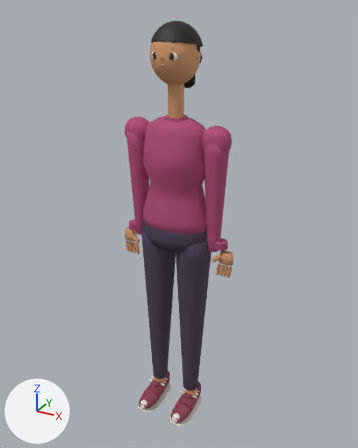
A saved change to the glTF model public/models/votechor-human-female.glb.
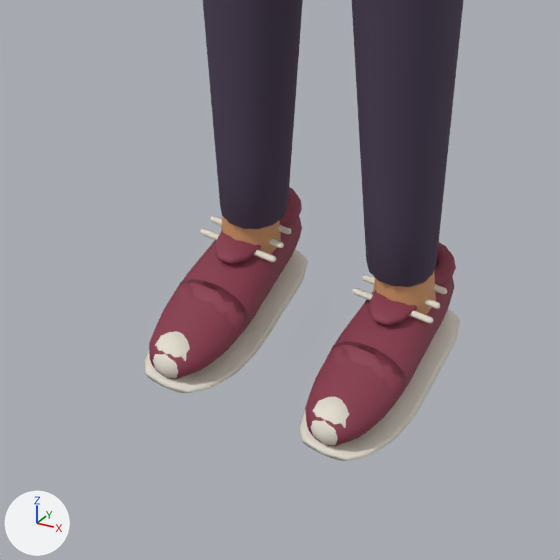
The first picture shows the older version from a 50 mm camera at (0.937, -1.679, 1.78) aimed at (0.01, 0.006, 0.937). The close-ups show the older and then the newer version on the part from 30% to 62% of the width and 74% to 100% of the height of that picture. Only the edits that show in the close-ups are written down. Arrows for +X, +Y and +Z are at lower left; the lights stay in place. Where no turn or scale is listed for an object, it has been applied to the vertices. Vertices at exactly the same position are counted once.

The first close-up shows 'AnkleSockL', 'AnkleSockR', 'HumanLegL', 'HumanLegR', 'HumanShoeL', 'HumanShoeR', 'HumanSoleL', 'HumanSoleR', 'ShoeCollarL', 'ShoeCollarR', 'ShoeLaceL', 'ShoeLaceR', 'ShoeToeCapL', 'ShoeToeCapR', 'ShoeToeL', 'ShoeToeR', 'ShoeTongueL', 'ShoeTongueR', 'SoleToeL', 'SoleToeR'.
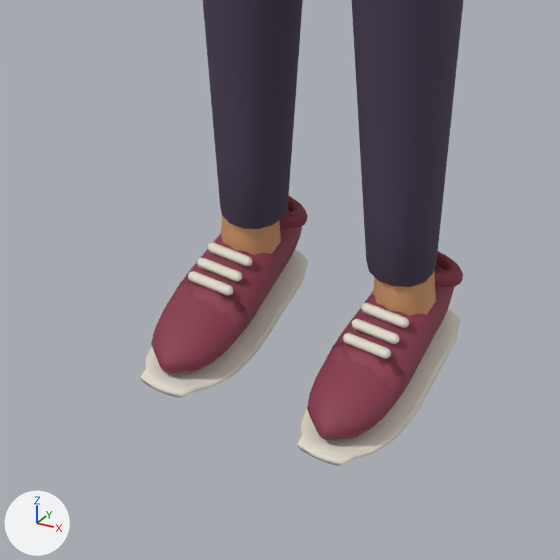
Boxes (x1, y1, x2, y2) around the edits, measured in the close-ups (560 x 560 px; the box of a moved part takes in the faces that stretch with it):
'ShoeToeR', reshaped: before (305, 341, 408, 446); after (307, 341, 408, 440)
'ShoeToeL', reshaped (7% shorter): before (149, 279, 250, 379); after (151, 280, 250, 373)
'ShoeLaceR', reshaped: before (352, 275, 447, 323); after (343, 303, 409, 359)
'ShoeLaceL', reshaped: before (200, 216, 291, 262); after (188, 243, 252, 295)
'ShoeToeCapR', deleted: before (310, 397, 349, 445)
'ShoeToeCapL', deleted: before (153, 331, 190, 378)
'ShoeTongueR', deleted (red): before (368, 290, 417, 325)
'ShoeTongueL', deleted (red): before (214, 230, 262, 264)
'ShoeCollarR', reshaped, moved, rescaled (30% wider, 18% shorter): before (434, 243, 456, 287); after (434, 251, 463, 287)
'ShoeCollarL', reshaped, moved, rescaled: before (279, 187, 302, 228); after (279, 196, 308, 228)
part 1 of me_mesh_44, moved or reshaped: before (149, 321, 216, 379); after (151, 321, 216, 373)
part 3 of me_mesh_52, moved or reshaped: before (210, 216, 291, 248); after (197, 243, 252, 282)
part 4 of me_mesh_52, moved or reshaped: before (200, 229, 276, 262); after (188, 271, 233, 295)
part 5 of me_mesh_54, moved or reshaped: before (305, 385, 376, 446); after (307, 385, 376, 440)
part 7 of me_mesh_62, moved or reshaped: before (362, 275, 447, 309); after (352, 303, 409, 344)
part 8 of me_mesh_62, moved or reshaped: before (352, 288, 433, 323); after (343, 333, 391, 359)

Diff of the bpy script that builds the scene:
```diff
--- a/public/models/votechor-human-female.glb.py
+++ b/public/models/votechor-human-female.glb.py
@@ me_mesh_44 @@
 me_mesh_44.from_pydata(...)  # 86 vertices, 168 faces; spans x -0.0425..0.0425, y -0.0816..0.0139, z -0.0368..0.0185
+# me_mesh_44 part 1: 28 of 86 vertices moved; they spanned x -0.0309..0.0309, y -0.0776..-0.0601, z -0.0321..0.0046 and now span x -0.0286..0.0286, y -0.0776..-0.0601, z -0.0311..0.0036; mean shift (0.0, 0.0, 0.0); largest move (0.0189, -0.0776, -0.0136) -> (0.0085, -0.0776, -0.0136)
 me_mesh_44.materials.append(mat_human_shoe)
@@ me_mesh_50 @@
 # used by ob_shoecollarl; location = (-0.088, 0.018, 0.088); rotation_euler = (1.571, 0.0, 0.0), in degrees (90, 0, 0); scale = (1.05, 1.0, 1.06)
-me_mesh_50.from_pydata(...)  # 153 vertices, 256 faces; spans x -0.0336..0.0336, y -0.0088..0.0088, z -0.0336..0.0336
+me_mesh_50.from_pydata(...)  # 171 vertices, 288 faces; spans x -0.0471..0.0471, y -0.0088..0.0088, z -0.0464..0.0464
+# me_mesh_50 part 2: 153 vertices removed from x -0.0336..0.0336, y -0.0088..0.0088, z -0.0336..0.0336; 171 vertices added at x -0.0471..0.0471, y -0.0088..0.0088, z -0.0464..0.0464
 me_mesh_50.materials.append(mat_human_shoe)
@@ me_mesh_52 @@
-me_mesh_52.from_pydata(...)  # 114 vertices, 216 faces; spans x -0.0444..0.0444, y -0.0285..0.0121, z 0.0007..0.0142
+me_mesh_52.from_pydata(...)  # 114 vertices, 216 faces; spans x -0.0256..0.0256, y -0.0828..-0.0365, z -0.0085..0.0094
+# me_mesh_52 part 3: 76 of 114 vertices moved; they spanned x -0.0428..0.0428, y -0.0109..0.0121, z 0.0042..0.0142 and now span x -0.0256..0.0256, y -0.0653..-0.0365, z -0.005..0.0094; mean shift (0.0, -0.0515, -0.007); largest move (0.0396, -0.0109, 0.0058) -> (0.0204, -0.0653, -0.0024)
+# me_mesh_52 part 4: 38 of 114 vertices moved; they spanned x -0.0444..0.0444, y -0.0285..-0.0229, z 0.0007..0.0071 and now span x -0.0256..0.0256, y -0.0828..-0.0738, z -0.0085..0.0019; mean shift (0.0, -0.0526, -0.0072); largest move (0.0412, -0.0285, 0.0023) -> (0.0204, -0.0828, -0.0059)
 me_mesh_52.materials.append(mat_human_sole)
@@ me_mesh_54 @@
 me_mesh_54.from_pydata(...)  # 86 vertices, 168 faces; spans x -0.0425..0.0425, y -0.0816..0.0139, z -0.0368..0.0185
+# me_mesh_54 part 5: 28 of 86 vertices moved; they spanned x -0.0309..0.0309, y -0.0776..-0.0601, z -0.0321..0.0046 and now span x -0.0286..0.0286, y -0.0776..-0.0601, z -0.0311..0.0036; mean shift (0.0, 0.0, 0.0); largest move (0.0189, -0.0776, -0.0136) -> (0.0085, -0.0776, -0.0136)
 me_mesh_54.materials.append(mat_human_shoe)
@@ me_mesh_60 @@
 # used by ob_shoecollarr; location = (0.088, 0.018, 0.088); rotation_euler = (1.571, 0.0, 0.0), in degrees (90, 0, 0); scale = (1.05, 1.0, 1.06)
-me_mesh_60.from_pydata(...)  # 153 vertices, 256 faces; spans x -0.0336..0.0336, y -0.0088..0.0088, z -0.0336..0.0336
+me_mesh_60.from_pydata(...)  # 171 vertices, 288 faces; spans x -0.0471..0.0471, y -0.0088..0.0088, z -0.0464..0.0464
+# me_mesh_60 part 6: 153 vertices removed from x -0.0336..0.0336, y -0.0088..0.0088, z -0.0336..0.0336; 171 vertices added at x -0.0471..0.0471, y -0.0088..0.0088, z -0.0464..0.0464
 me_mesh_60.materials.append(mat_human_shoe)
@@ me_mesh_62 @@
-me_mesh_62.from_pydata(...)  # 114 vertices, 216 faces; spans x -0.0444..0.0444, y -0.0285..0.0121, z 0.0007..0.0142
+me_mesh_62.from_pydata(...)  # 114 vertices, 216 faces; spans x -0.0256..0.0256, y -0.0828..-0.0365, z -0.0085..0.0094
+# me_mesh_62 part 7: 76 of 114 vertices moved; they spanned x -0.0428..0.0428, y -0.0109..0.0121, z 0.0042..0.0142 and now span x -0.0256..0.0256, y -0.0653..-0.0365, z -0.005..0.0094; mean shift (0.0, -0.0515, -0.007); largest move (0.0396, -0.0109, 0.0058) -> (0.0204, -0.0653, -0.0024)
+# me_mesh_62 part 8: 38 of 114 vertices moved; they spanned x -0.0444..0.0444, y -0.0285..-0.0229, z 0.0007..0.0071 and now span x -0.0256..0.0256, y -0.0828..-0.0738, z -0.0085..0.0019; mean shift (0.0, -0.0526, -0.0072); largest move (0.0412, -0.0285, 0.0023) -> (0.0204, -0.0828, -0.0059)
 me_mesh_62.materials.append(mat_human_sole)
@@ ob_shoetoecapl @@
-ob_shoetoecapl = bpy.data.objects.new('ShoeToeCapL', me_mesh_46)
@@ ob_shoecollarl @@
 ob_shoecollarl = bpy.data.objects.new('ShoeCollarL', me_mesh_50)
-ob_shoecollarl.location = (-0.088, 0.018, 0.088)
+ob_shoecollarl.location = (-0.088, 0.014, 0.094)
 ob_shoecollarl.rotation_euler = (1.571, 0.0, 0.0)  # degrees (90, 0, 0)
-ob_shoecollarl.scale = (1.05, 1.0, 1.06)
+ob_shoecollarl.scale = (1.04, 1.0, 0.42)
@@ ob_shoetonguel @@
-ob_shoetonguel = bpy.data.objects.new('ShoeTongueL', me_mesh_51)
@@ ob_shoetoecapr @@
-ob_shoetoecapr = bpy.data.objects.new('ShoeToeCapR', me_mesh_56)
@@ ob_shoecollarr @@
 ob_shoecollarr = bpy.data.objects.new('ShoeCollarR', me_mesh_60)
-ob_shoecollarr.location = (0.088, 0.018, 0.088)
+ob_shoecollarr.location = (0.088, 0.014, 0.094)
 ob_shoecollarr.rotation_euler = (1.571, 0.0, 0.0)  # degrees (90, 0, 0)
-ob_shoecollarr.scale = (1.05, 1.0, 1.06)
+ob_shoecollarr.scale = (1.04, 1.0, 0.42)
@@ ob_shoetonguer @@
-ob_shoetonguer = bpy.data.objects.new('ShoeTongueR', me_mesh_61)
```
